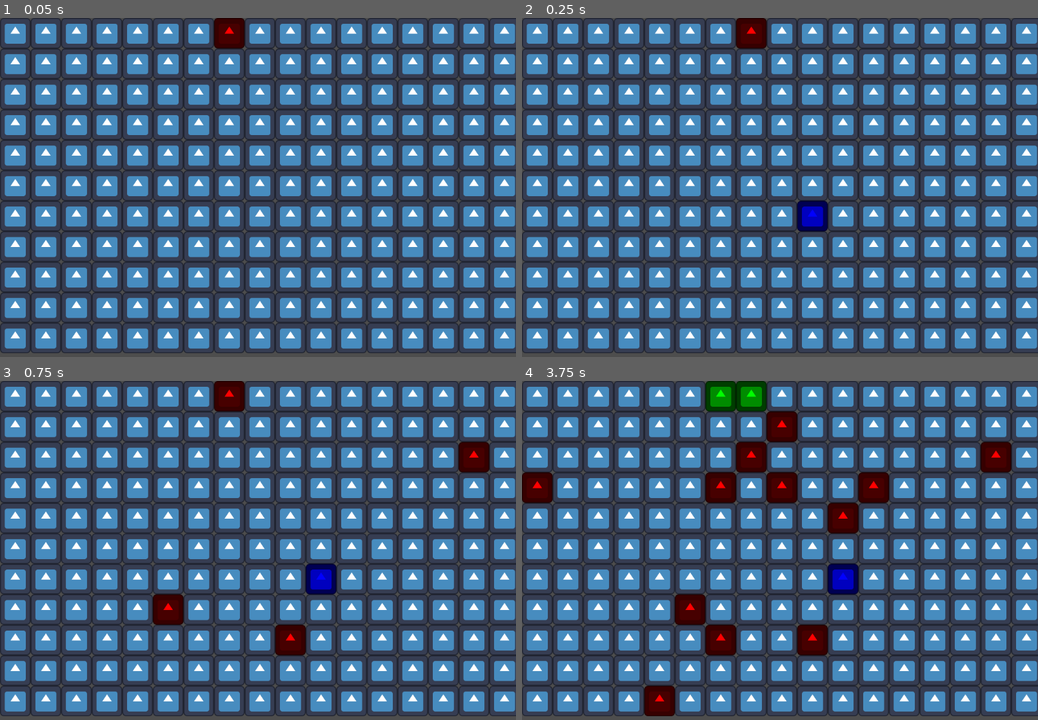
Above: before the commit, frames 1-4 (two rows, left to right).
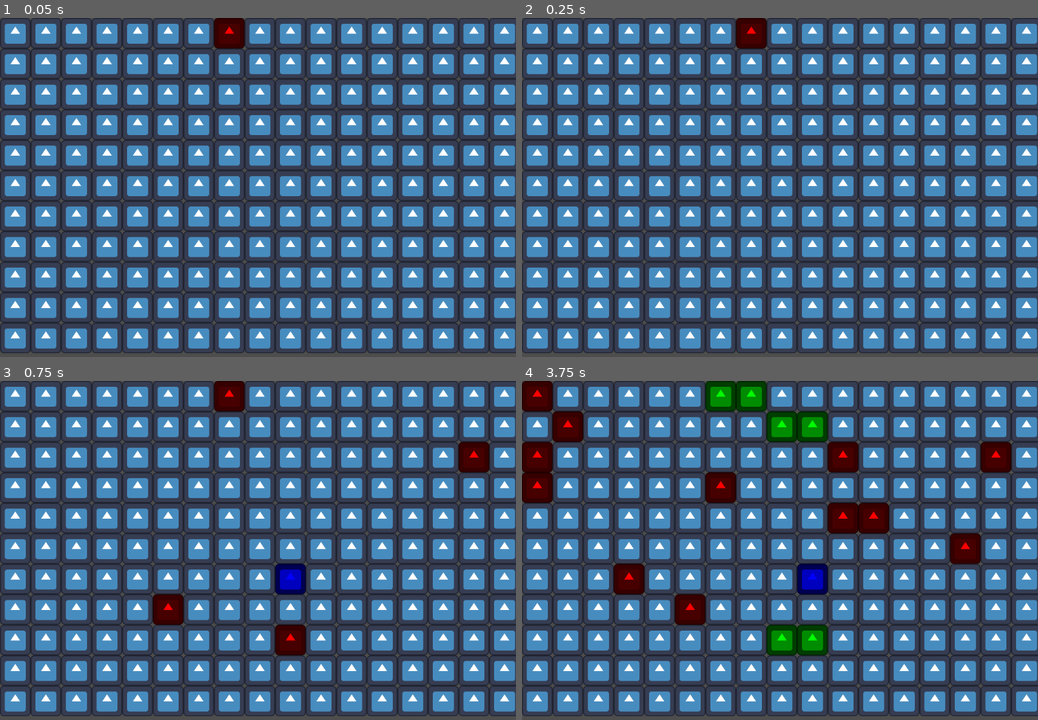
Above: after the commit, the same moments.

Repository: dqdthanhthanh/snake_pixel_game
Game: Godot game, scene res://main_game.tscn
Same seed, same stepped clock (60 frames per second), same inputs: the game is played once before the commit and once after it. The engine's default icon, where the game draws it, is replaced by a stand-in: a white triangle on a blue panel in a dark square.
Inputs:
- Up to frame 1 (0.05 s): no input
- Up to frame 2 (0.25 s): no input
- Up to frame 3 (0.75 s): tap Enter (ui_accept) at 0.5 s; hold Right (ui_right) from 0.53 s (still down); hold Enter (ui_accept) from 0.53 s (still down)
- Up to frame 4 (3.75 s): release Right (ui_right) at 1.28 s; release Enter (ui_accept) at 1.28 s; hold Down (ui_down) 1.28-2.03 s; tap Enter (ui_accept) at 1.35, 1.52, 1.82, 2.85, 3.02, 3.32 s; hold Right (ui_right) 2.03-2.78 s; hold Enter (ui_accept) 2.03-2.78 s; hold Up (ui_up) 2.78-3.53 s; hold Left (ui_left) from 3.53 s (still down); hold Enter (ui_accept) from 3.53 s (still down)

Frame 1 is identical in both runs. In frame 2, 0.5% of the frame differs, in the area x 53-60%, y 53-63%; in frame 3, 1.1%; in frame 4, 9.5%, in the area x 0-89%, y 0-99%.
Error in both runs: Invalid access of index '0' on a base object of type: 'Array'. (res://main_game.gd:174)

Commit message:
increase snake speed when eat point

Diff:
--- a/main_game.gd
+++ b/main_game.gd
@@ -5,7 +5,7 @@
 var game_end:bool = false
 var key_input:int = 3
 var time:float
-var snake_speed:float = 0.2
+var snake_speed:float = 0.3
 var board:Array
 var pixel_board:Array
 var point:Sprite2D
@@ -226,5 +226,7 @@
 	point = ok_point.pick_random()
 	point.modulate = Color.RED
 	ok_point.clear()
+	snake_speed = snake_speed/100.0*98.0
 	prints("Create Point____",point)
-	prints("")
+	prints("New Speed", snake_speed)
+	prints("")
